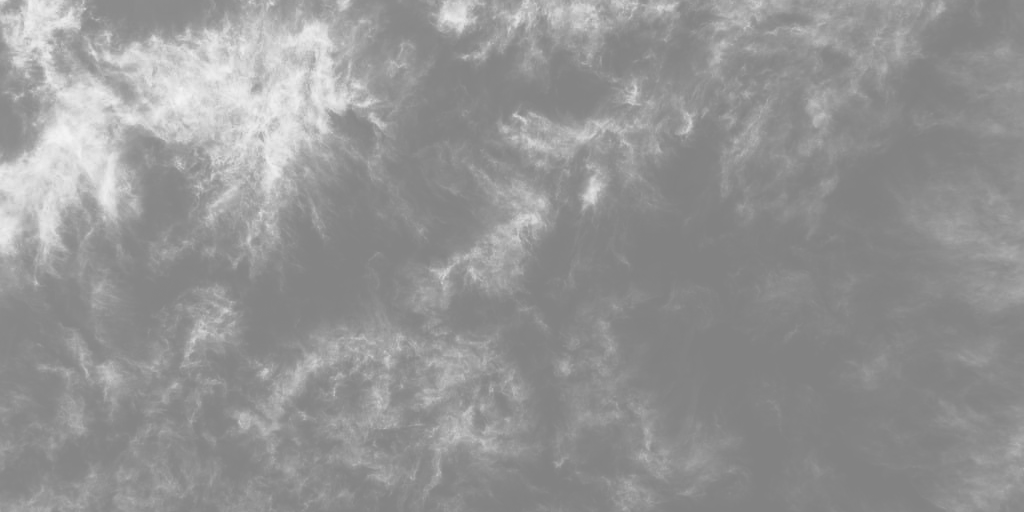
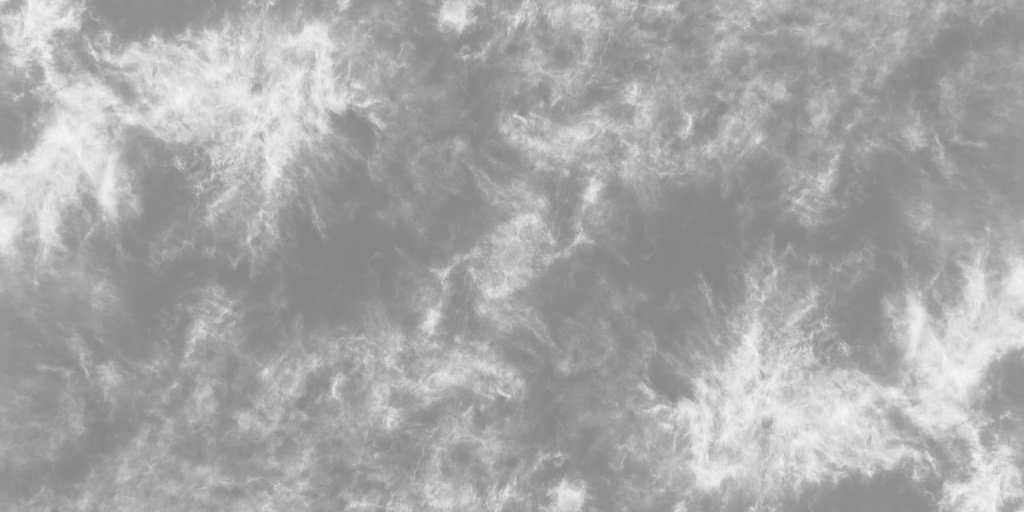
Revision of a layered 1024px x 512px image; what changed, layer by layer:
added layer "Layer 1 copy" above "Layer 1" over <box>0,0,1024,512</box>
